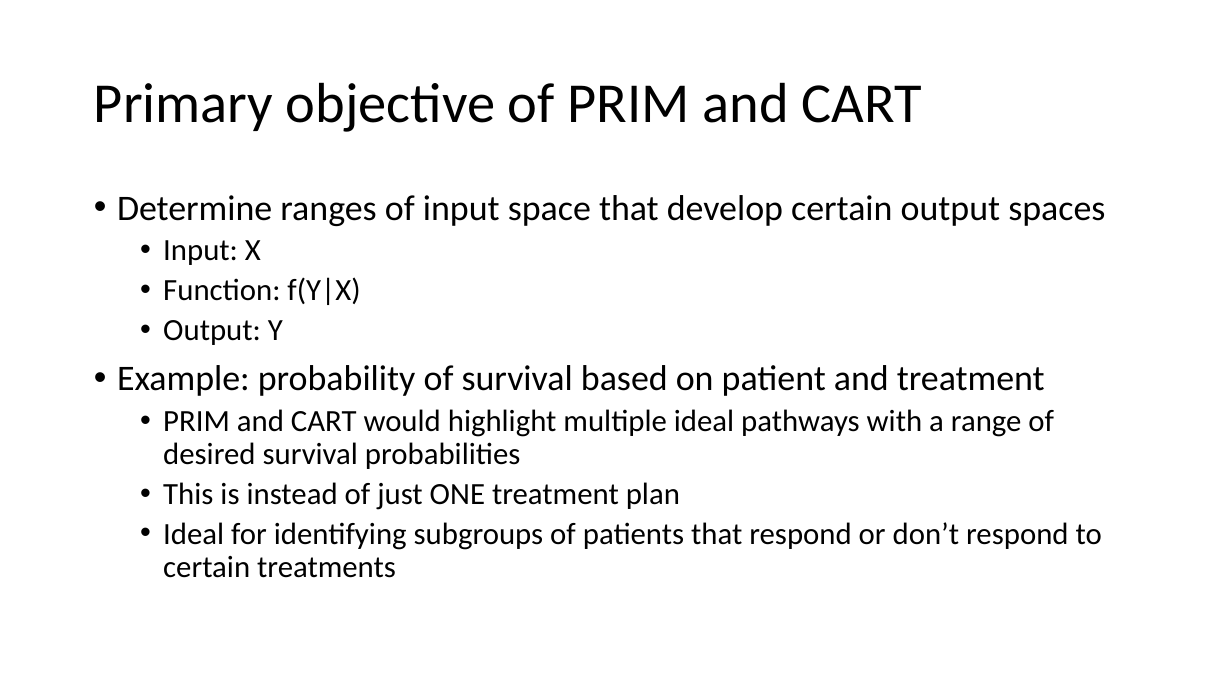
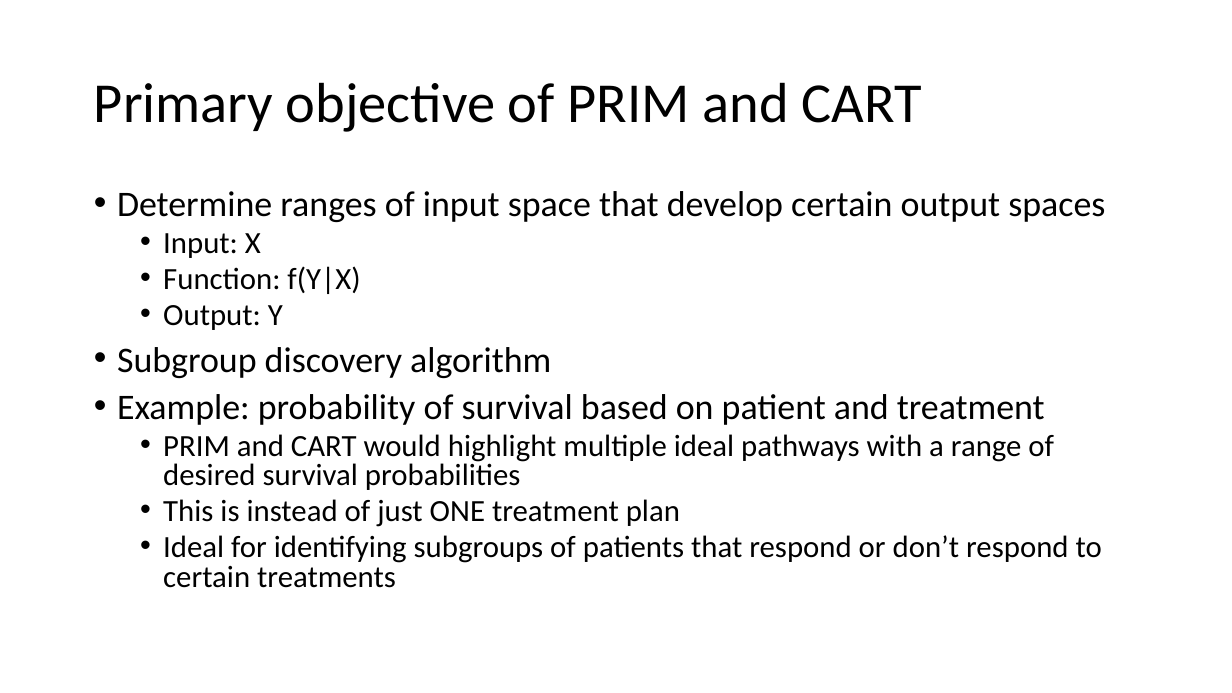
Before and after one commit to madelinemacmillan/PhD, a slide deck: slide 2 of Prim.VS.Cart.pptx. Drawn at 1232x693 pixels with LibreOffice and Linux fonts; fonts in the diff are those of the drawing. Boxes give left, top, right and bottom in pixels: in the first picture for what was removed or moved away, otherwise in the second. Text is boxed around its words. In the diff, an @@ line names an element or a change of style, - is before the commit and + after.

Commit message:
completed prim vs cart powerpoint

```diff
--- a/Prim.VS.Cart.pptx
+++ b/Prim.VS.Cart.pptx
@@ text at [117,191,1105,588]: line spacing 0.9 to 0.8 @@
@@ text at [117,347,551,378]: paragraph added @@
+• Subgroup discovery algorithm
```
Also in this commit, not shown: 1 other slide changed, 5 slides added.
